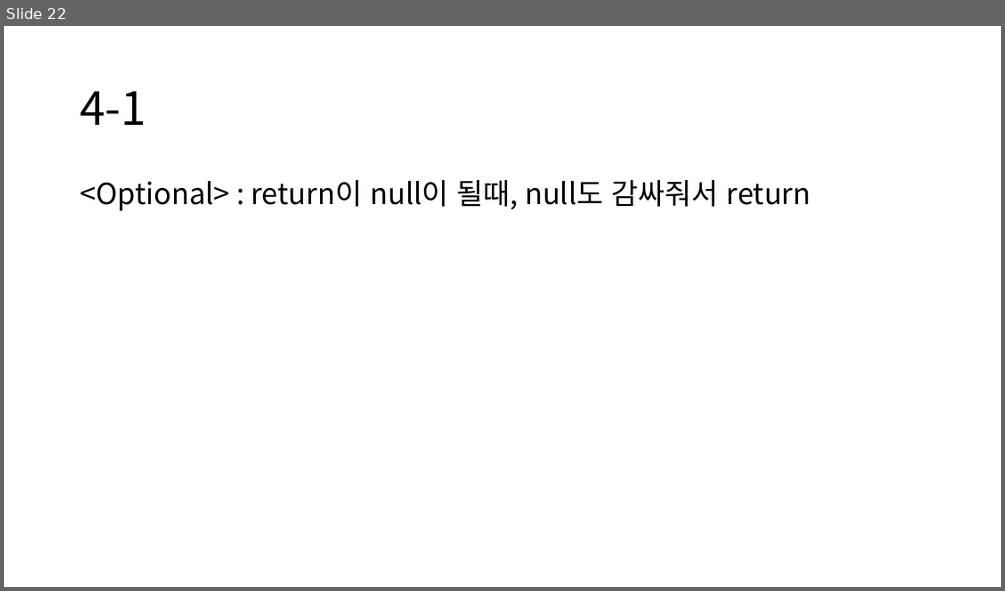
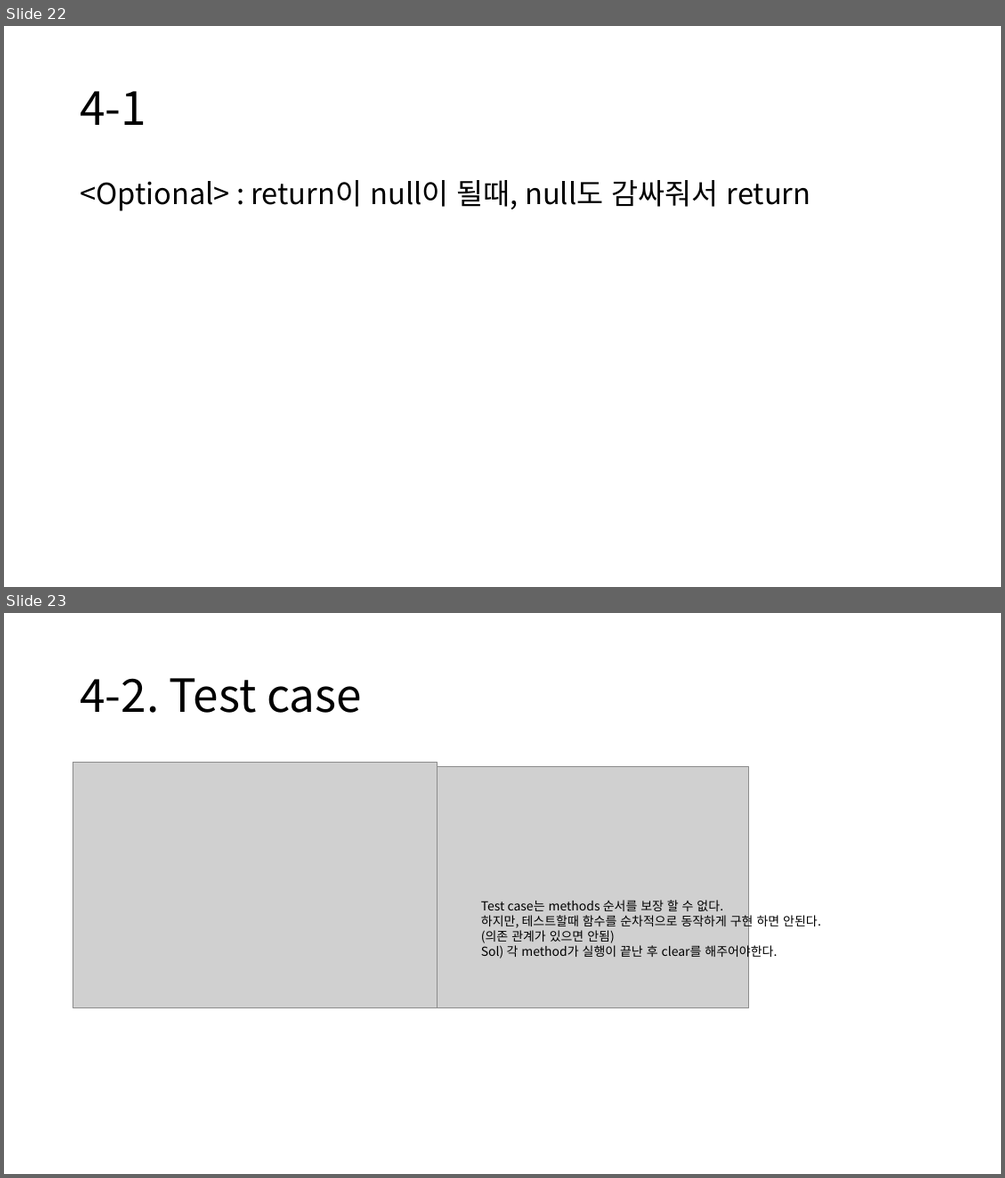
Before and after one commit to rkadbwkd/Spring-basic, a slide deck: Spring-basic.pptx. Shown one above the other, each under a label of ours: slide 22 before the commit, slides 22 and 23 after it. The pictures are 1005x591 and 1005x1178 pixels, drawn with LibreOffice and Linux fonts; fonts in the diff are those of the drawing; grey boxes stand for pictures. Boxes give left, top, right and bottom in pixels: in the first picture for what was removed or moved away, otherwise in the second. Text is boxed around its words. In the diff, an @@ line names an element or a change of style, - is before the commit and + after.

```diff
--- a/Spring-basic.pptx
+++ b/Spring-basic.pptx
@@ slide 23 added at <box>4,613,1001,1174</box>, background #FFFFFF @@
@@ title added at <box>80,678,362,713</box>, 44 pt, text #000000 @@
+4-2. Test case
@@ picture added at <box>73,763,437,1008</box> @@
@@ picture added at <box>437,767,749,1008</box> @@
@@ text added at <box>481,900,821,959</box>, 12 pt, text #000000 @@
+Test case는 methods 순서를 보장 할 수 없다.
+하지만, 테스트할때 함수를 순차적으로 동작하게 구현 하면 안된다.
+(의존 관계가 있으면 안됨)
+Sol) 각 method가 실행이 끝난 후 clear를 해주어야한다.
```
Also in this commit, not shown: 1 other slide added, 2 other files.
